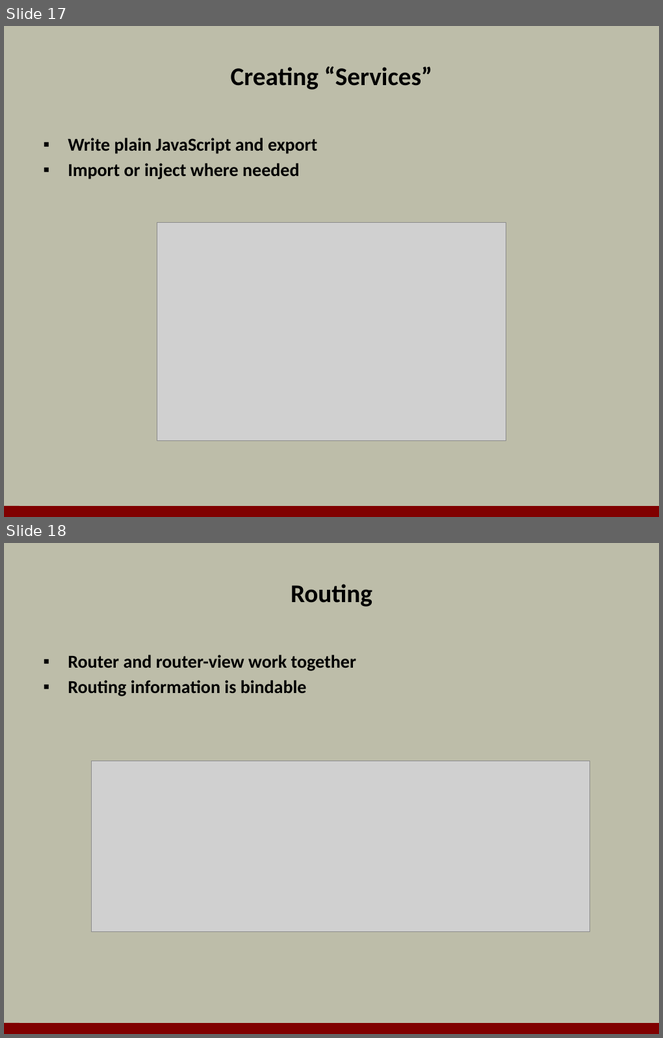
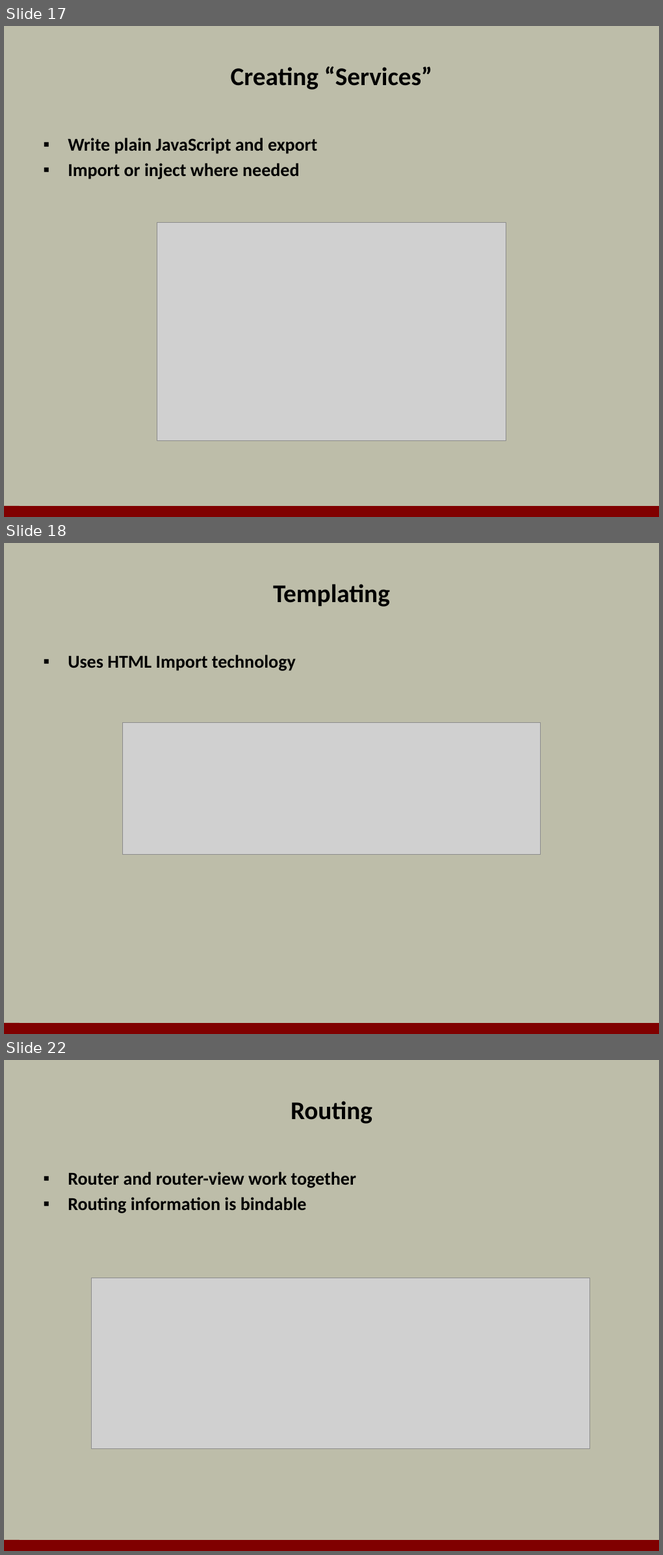
Before and after one commit to OdeToCode/classes, a slide deck: angularjs/slides/a1_aurelia.pptx. Shown one above the other, each under a label of ours: slides 17 and 18 before the commit, slides 17, 18 and 22 after it; the slides between them are not shown. The pictures are 663x1038 and 663x1555 pixels, drawn with LibreOffice and Linux fonts; fonts in the diff are those of the drawing; grey boxes stand for pictures; background and template pictures are left out. Boxes give left, top, right and bottom in pixels: in the first picture for what was removed or moved away, otherwise in the second. Text is boxed around its words. In the diff, an @@ line names an element or a change of style, - is before the commit and + after.

```diff
--- a/angularjs/slides/a1_aurelia.pptx
+++ b/angularjs/slides/a1_aurelia.pptx
@@ slide 18 added at (4, 543, 659, 1034), background #BDBDA9; not listed: 1 template element that a slide beside it also shows @@
@@ title added at (273, 584, 390, 607), 28 pt, text #000000, bold @@
+Templating
@@ text added at (68, 655, 296, 671), 20 pt, text #000000, bold @@
+▪ Uses HTML Import technology
@@ picture added at (122, 722, 541, 855) @@
@@ what was slide 18 is now slide 22 @@
```
Also in this commit, not shown: 7 other slides added, 1 slide removed, 1 other file.
